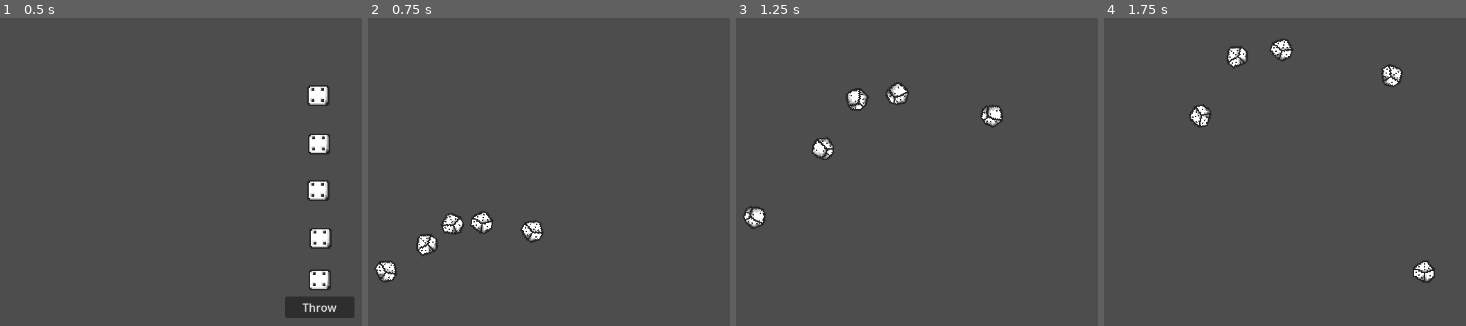
Above: before the commit, frames 1-4 (left to right).
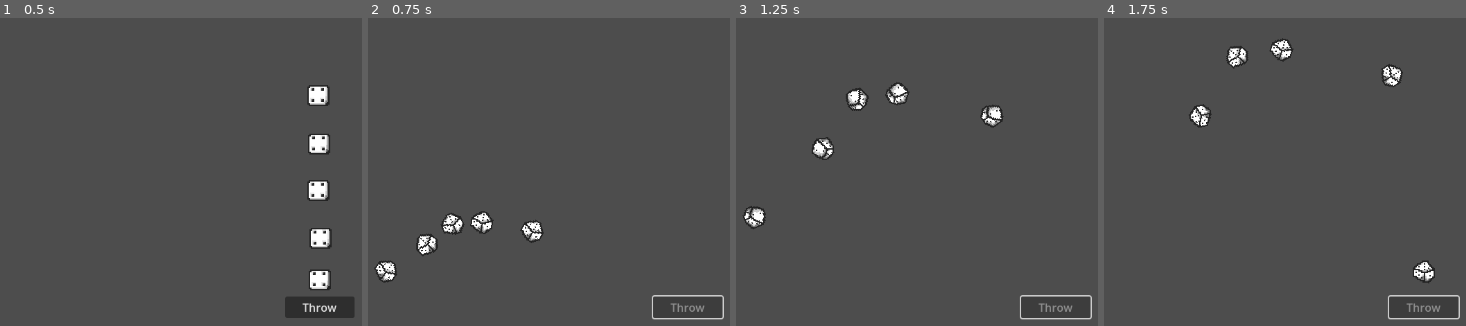
Above: after the commit, the same moments.

Repository: geoffrey66280/D-yams
Game: Godot game, scene res://scenes/throwing_dices.tscn
Same seed, same stepped clock (60 frames per second), same inputs: the game is played once before the commit and once after it.
Inputs (mouse positions are in pixels of both pictures, inside the frame that each line leads up to):
- Up to frame 1 (0.5 s): no input
- Up to frame 2 (0.75 s): click "Throw" at 0.5 s
- Up to frame 3 (1.25 s): no input
- Up to frame 4 (1.75 s): move the mouse to (1122, 215) at 1.27 s; click (1122, 215) at 1.42 s

Frame 1 is identical in both runs. In frame 2, 0.4% of the frame differs, in the area x 78-99%, y 89-99%; in frame 3, 0.4%; in frame 4, 0.4%.
Error in both runs: Invalid access to property or key 'level_information' on a base object of type 'null instance'. (res://scripts/throwing_dices.gd:26)

Commit message:
fix: allowed values fixed by changing index to 0

Diff:
--- a/scenes/throwing_dices.tscn
+++ b/scenes/throwing_dices.tscn
@@ -29,17 +29,17 @@
 text = "Throw"
 
 [node name="KeepButton" type="Button" parent="."]
-offset_left = 799.0
-offset_top = 401.0
-offset_right = 899.0
-offset_bottom = 433.0
+offset_left = 397.0
+offset_top = 539.0
+offset_right = 497.0
+offset_bottom = 571.0
 text = "Keep"
 
 [node name="ScoreButton" type="Button" parent="."]
-offset_left = 799.0
-offset_top = 437.0
-offset_right = 899.0
-offset_bottom = 471.0
+offset_left = 517.0
+offset_top = 538.0
+offset_right = 617.0
+offset_bottom = 572.0
 text = "Score"
 
 [node name="KeepDicesLabel" type="Label" parent="."]
--- a/scripts/level_information.gd
+++ b/scripts/level_information.gd
@@ -14,12 +14,12 @@
 		3: "500"
 	},
 	"user_dices": {
+		0: ["1", "2", "3", "4", "5", "6"],
 		1: ["1", "2", "3", "4", "5", "6"],
 		2: ["1", "2", "3", "4", "5", "6"],
 		3: ["1", "2", "3", "4", "5", "6"],
 		4: ["1", "2", "3", "4", "5", "6"],
-		5: ["1", "2", "3", "4", "5", "6"],
-		6: ["1", "2", "3", "4", "5", "6"]
+		5: ["1", "2", "3", "4", "5", "6"]
 	}
 }
 
--- a/scripts/throwing_dices.gd
+++ b/scripts/throwing_dices.gd
@@ -60,20 +60,20 @@
 
 func change_keep_score_button_visibility():
 	if($KeepButton.visible == false):
-		$ThrowButton.hide()
+		$ThrowButton.disabled = true
 		if(throwing_count > 0):
 			$KeepButton.show()
 		$ScoreButton.show()
 	else:
 		$KeepButton.hide()
 		$ScoreButton.hide()
-		$ThrowButton.show()
+		$ThrowButton.disabled = false
 
 
 
 func _on_throw_button_button_up() -> void:
 	if(throwing_count > 0):
-		$ThrowButton.hide()
+		$ThrowButton.disabled = true
 		call_deferred("_init_dices")
 		var index := 0
 		for kept in dices_kept:
Not shown: 1 places in scenes/game.tscn that only renumber resources
